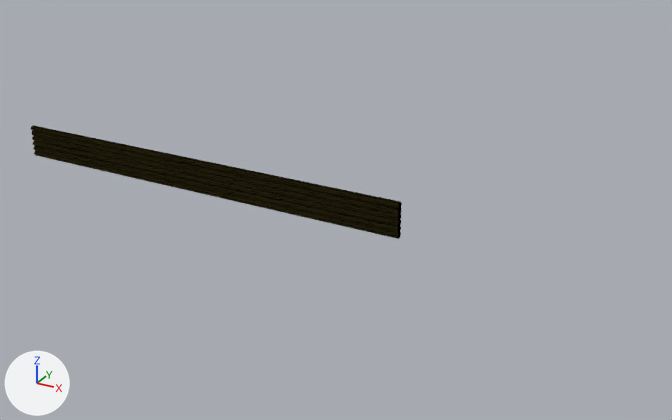
Before and after pictures for a commit that changed the Blender file blender_src/props/bamboo_stack.blend.
Before and after are seen from a 50 mm lens placed at (1.64, -3.58, 1.9), pointed at (-0.39, 0.09, 0.06). Lighting does not change. The marker at lower left points along +X, +Y and +Z. The older version comes first.

Script lines for the objects in view, before the commit:
```python
me_str0 = bpy.data.meshes.new('Str0')
me_str0.from_pydata(...)  # 60 vertices, 24 faces; spans x -0.02..0.02, y -0.02..0.02, z 0.0..2.3
me_str0.materials.append(mat_m_bamboo)  # picture img_t_bamboo
me_str1 = bpy.data.meshes.new('Str1')
me_str1.from_pydata(...)  # 60 vertices, 24 faces; spans x -0.02..0.02, y -0.02..0.02, z 0.0..2.3
me_str1.materials.append(mat_m_bamboo)  # picture img_t_bamboo
me_str2 = bpy.data.meshes.new('Str2')
me_str2.from_pydata(...)  # 60 vertices, 24 faces; spans x -0.02..0.02, y -0.02..0.02, z 0.0..2.3
me_str2.materials.append(mat_m_bamboo)  # picture img_t_bamboo
ob_str0 = bpy.data.objects.new('Str0', me_str0)
ob_str0.parent = ob_bamboo_stack
ob_str0.location = (0.0, 0.0, 0.05)
ob_str0.rotation_euler = (-1.571, -1.178, 1.571)  # degrees (-90, -67, 90)
ob_str1 = bpy.data.objects.new('Str1', me_str1)
ob_str1.parent = ob_bamboo_stack
ob_str1.location = (0.0, 0.0, 0.08)
ob_str1.rotation_euler = (-1.571, -1.026, 1.571)  # degrees (-90, -59, 90)
ob_str2 = bpy.data.objects.new('Str2', me_str2)
ob_str2.parent = ob_bamboo_stack
ob_str2.location = (0.0, 0.0, 0.11)
ob_str2.rotation_euler = (-1.571, 0.976, 1.571)  # degrees (-90, 56, 90)
# also in view: 'Str5' at (-1.15, 0.0, 0.2); 'Str4' at (-1.15, 0.0, 0.17); 'Str3' at (-1.15, 0.0, 0.14)
```
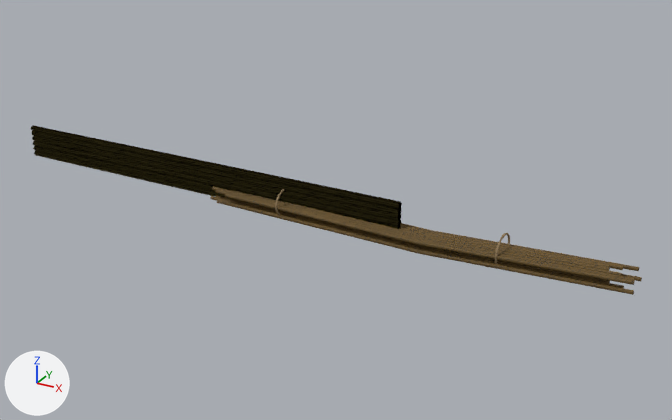
Location of each change, (x1, y1, x2, y2) in pixels of the pictures (672 x 420 px):
'Art_BambooRind', added (brown)
    after: (210, 186, 642, 295)
'Art_FadedThread', added
    after: (275, 189, 510, 265)

The change, as a list of edits to the scene's bpy script:
```text
Add img_t_bamboo_001:
    img_t_bamboo_001 = load_image('t_bamboo.001', '_unpacked/t_bamboo.001', 256, 256, 'sRGB')
Add mat_fadedthread:
    mat_fadedthread = principled_material('FadedThread')
    mat_fadedthread.base_color = (0.29, 0.2, 0.1)  # brown #937c59
    mat_fadedthread.roughness = 0.89
Add mat_bamboorind:
    mat_bamboorind = bpy.data.materials.new('BambooRind')
    # colours: brown #bfa273
    # uses the picture img_t_bamboo_001
Add me_art_fadedthread:
    me_art_fadedthread.from_pydata(...)  # 336 vertices, 560 faces; spans x -0.625..0.505, y -0.09..0.09, z 0.023..0.166
    me_art_fadedthread.materials.append(mat_fadedthread)  # brown #937c59
Add me_art_bamboorind:
    me_art_bamboorind.from_pydata(...)  # 294 vertices, 336 faces; spans x -1.04..1.09, y -0.09..0.07, z 0.02..0.12
    me_art_bamboorind.materials.append(mat_bamboorind)
Add ob_art_fadedthread:
    ob_art_fadedthread = bpy.data.objects.new('Art_FadedThread', me_art_fadedthread)
    ob_art_fadedthread.parent = ob_bamboo_stack
    ob_art_fadedthread.location = (0.0, 0.0, 0.0)
Add ob_art_bamboorind:
    ob_art_bamboorind = bpy.data.objects.new('Art_BambooRind', me_art_bamboorind)
    ob_art_bamboorind.parent = ob_bamboo_stack
    ob_art_bamboorind.location = (0.0, 0.0, 0.0)
```
